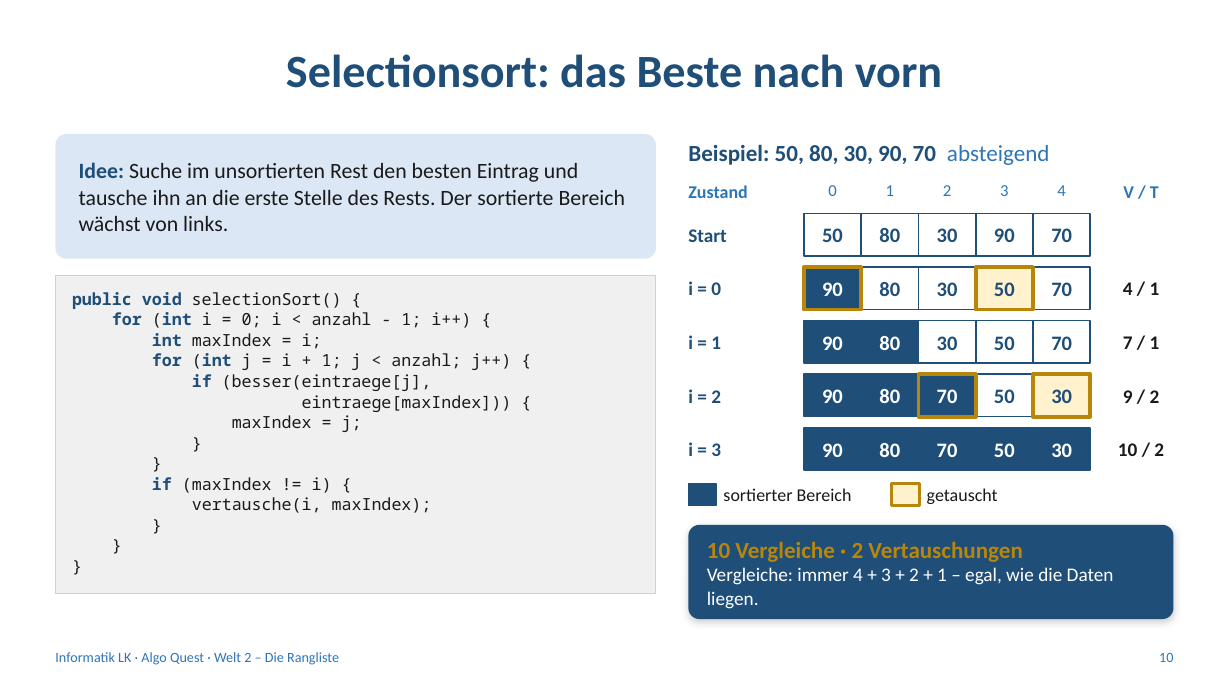
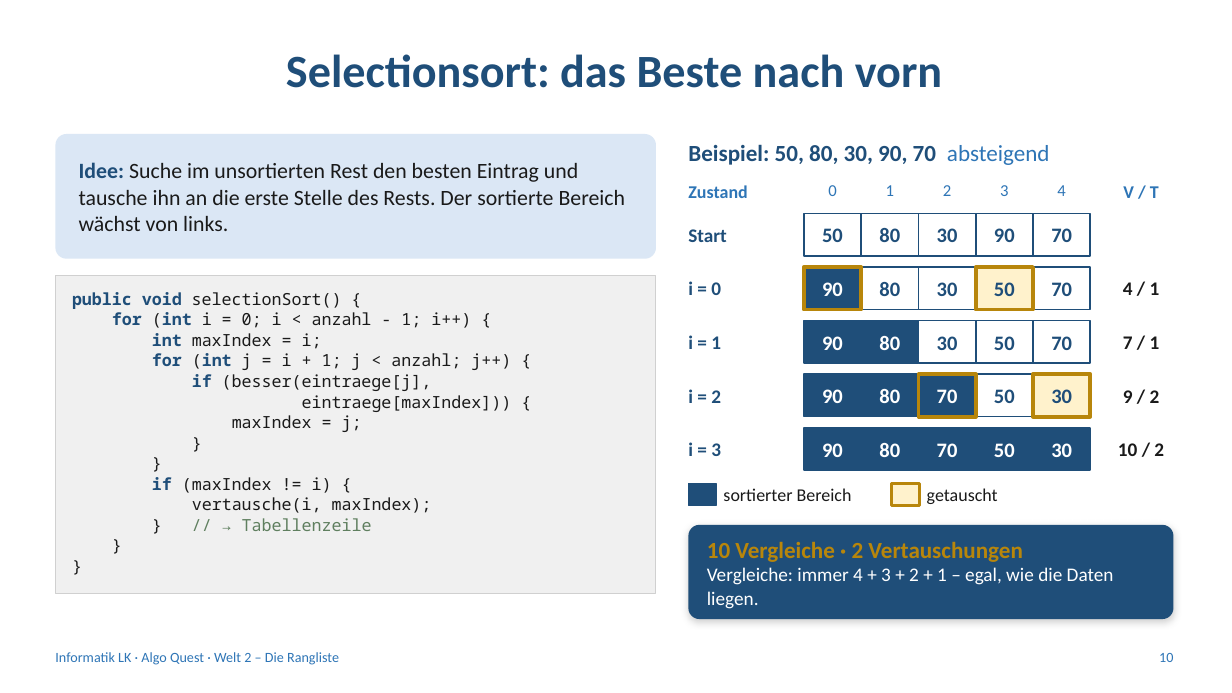
Before and after one commit to frankjuchim/AlgoQuest, a slide deck: slide 10 of materialien/Welt2_Rangliste/1_Praesentation/AQ_W2_Rangliste.pptx. Drawn at 1232x693 pixels with LibreOffice and Linux fonts; fonts in the diff are those of the drawing. Boxes give left, top, right and bottom in pixels: in the first picture for what was removed or moved away, otherwise in the second. Text is boxed around its words. In the diff, an @@ line names an element or a change of style, - is before the commit and + after.

```diff
--- a/materialien/Welt2_Rangliste/1_Praesentation/AQ_W2_Rangliste.pptx
+++ b/materialien/Welt2_Rangliste/1_Praesentation/AQ_W2_Rangliste.pptx
@@ text in rectangle at <box>55,275,656,593</box>: paragraph removed @@
-}
@@ text in rectangle at <box>242,518,372,531</box>: paragraph added @@
+} // → Tabellenzeile
```
Also in this commit, not shown: 5 other slides changed, 8 other files.
